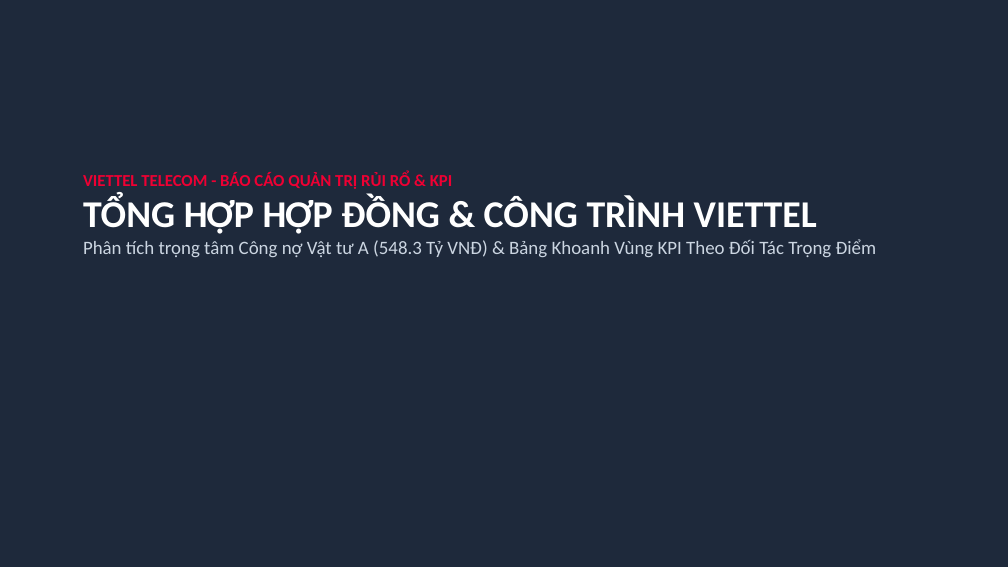
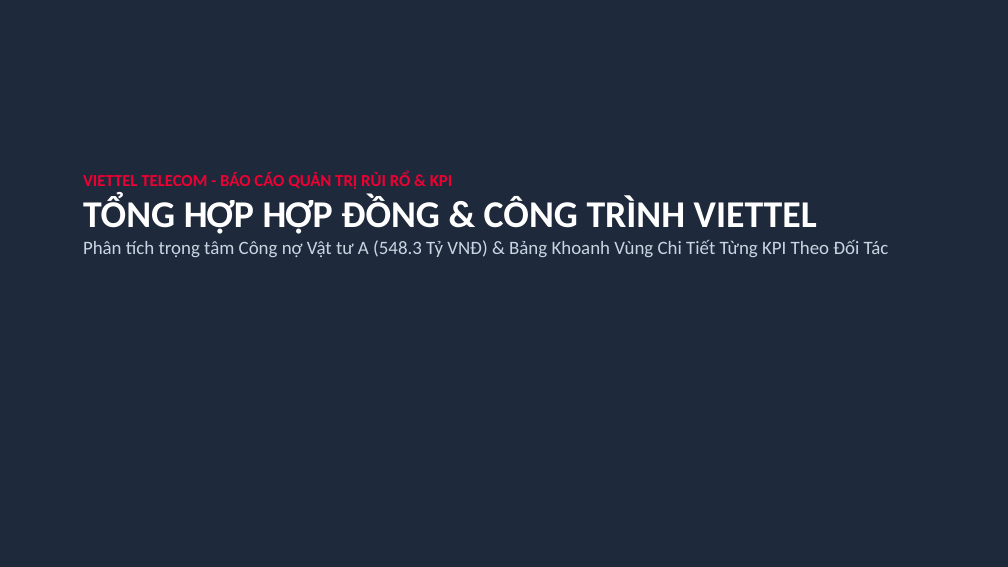
Before and after one commit to cuongph2/viettel-dashboard, a slide deck: slide 1 of Bao_Cao_Viettel_Cong_No_VTA_Slide.pptx. Drawn at 1008x567 pixels with LibreOffice and Linux fonts; fonts in the diff are those of the drawing. Boxes give left, top, right and bottom in pixels: in the first picture for what was removed or moved away, otherwise in the second. Text is boxed around its words. In the diff, an @@ line names an element or a change of style, - is before the commit and + after.

```diff
--- a/Bao_Cao_Viettel_Cong_No_VTA_Slide.pptx
+++ b/Bao_Cao_Viettel_Cong_No_VTA_Slide.pptx
@@ text at bbox=[83, 240, 889, 257]: text changed @@
-Phân tích trọng tâm Công nợ Vật tư A (548.3 Tỷ VNĐ) & Bảng Khoanh Vùng KPI Theo Đối Tác Trọng Điểm
+Phân tích trọng tâm Công nợ Vật tư A (548.3 Tỷ VNĐ) & Bảng Khoanh Vùng Chi Tiết Từng KPI Theo Đối Tác
```
Also in this commit, not shown: 2 other slides changed.
